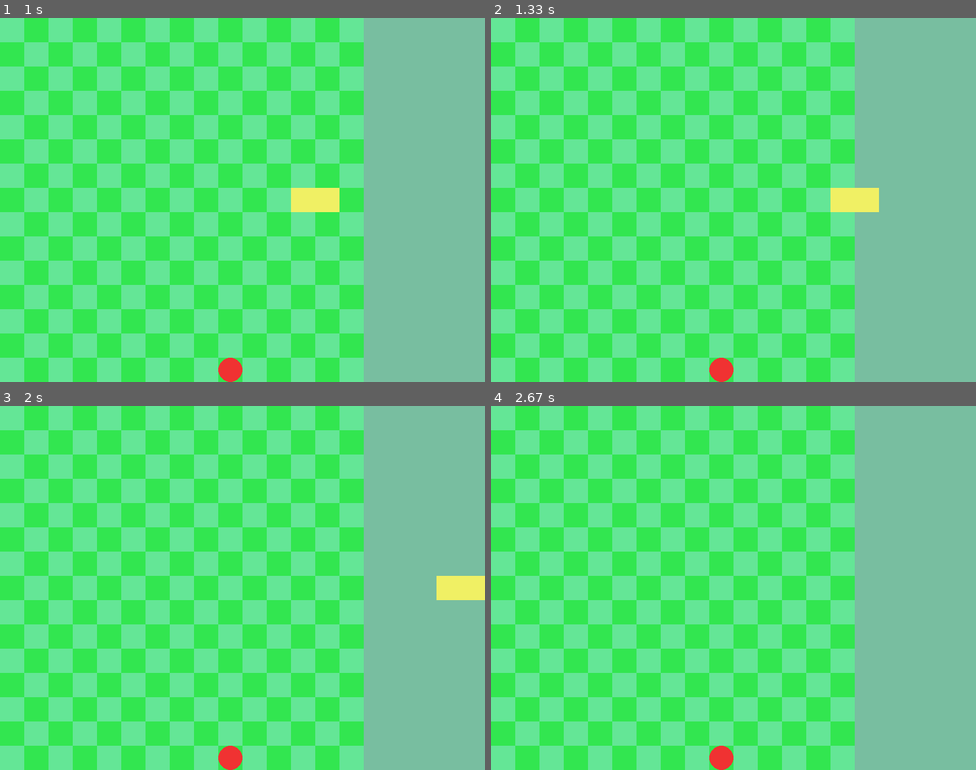
Above: before the commit, frames 1-4 (two rows, left to right).
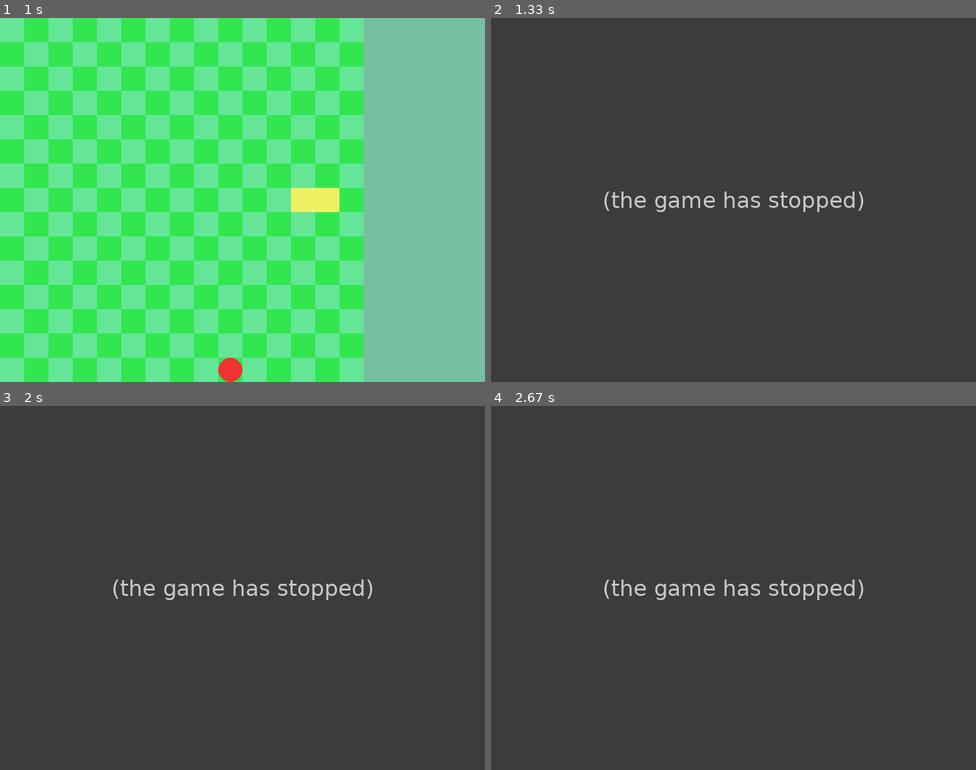
Above: after the commit, the same moments.

Repository: KingaBunkowska/Pygame
Game: pygame game, started from Snake/main.py
The game is run twice, just before and just after one commit, with the same random seed, the same clock (stepped at 60 frames per second) and the same inputs.
Inputs:
- Up to frame 1 (1 s): tap Enter at 0.33 s
- Up to frame 2 (1.33 s): no input
- Up to frame 3 (2 s): no input
- Up to frame 4 (2.67 s): no input

Frame 1 is identical in both runs. In frame 2, 100% of the frame differs, in the area x 0-100%, y 0-100%; in frame 3, 100%; in frame 4, 100%.
After the commit the program exited at 1.15 s; later frames show no game.

Commit message:
Add game over logic

Diff:
--- a/Snake/game.py
+++ b/Snake/Game.py
@@ -53,6 +53,12 @@
                 self.snake_eats_fruit()
                 self.fruits.pop(fruit_no)
 
+        if self.snake.collide(self.board_size):
+            print("GAME OVER!")
+            pygame.quit()
+            exit()
+
+
         self.last_dir = self.turn_dir
     def handle_player_moves(self, event):
         dir = self.last_dir
@@ -69,6 +75,5 @@
             if dir[0] == (-1)*self.last_dir[0] and dir[1] == (-1)*self.last_dir[1]:
                 dir = self.turn_dir
 
-            print(dir, self.snake.dir)
             self.turn_dir = dir
             self.snake.set_dir(dir)
--- a/Snake/main.py
+++ b/Snake/main.py
@@ -1,6 +1,6 @@
 import pygame.event
 
-import game
+import Game
 import GUI
 
 FPS = 60
@@ -15,7 +15,7 @@
 
 
 if __name__ == "__main__":
-    game = game.Game()
+    game = Game.Game()
     games =[game]
     gui = GUI.GUI(game, 0, 0)
     clock = pygame.time.Clock()
@@ -28,12 +28,18 @@
         gui.draw_board()
         gui.draw_snake()
         gui.draw_fruits()
+
         pygame.display.flip()
         ticks_in_game+=1
         if ticks_in_game%10 == 9:
             game.snake.move()
             game.turn_activity()
 # TO-DO
-# in game make methode on_tick which would handle moving snake, checking is fruit eaten, also it should take player keyboard presses
 # probably game class need variable current_dir so snake is moved when any key presses are not detected
 # when fruits are adjusted the second is left unpicked
+# when snake covers all board it should be win
+# handle how many fruits can be generated (and maybe if there is not a place for it it should not be placed but the game would continue)
+# score
+# problems when more than one game works in the same time
+# when you try to eat the food just by the wall you die before moving onto fruit (because when you move you are forced to move)
+# snake should change color to indicates how long will this body part stay on field
--- a/Snake/snake.py
+++ b/Snake/snake.py
@@ -35,3 +35,14 @@
             if body_part == (x, y):
                 return True
         return False
+
+    def collide(self, board_size):
+        head = self.head()
+        for i in range(1, len(self.snake_body)):
+            if self.snake_body[i] == head:
+                return True
+
+        if head[0]<0 or head[1]<0 or head[0]>=board_size or head[1]>=board_size:
+            return True
+
+        return False
